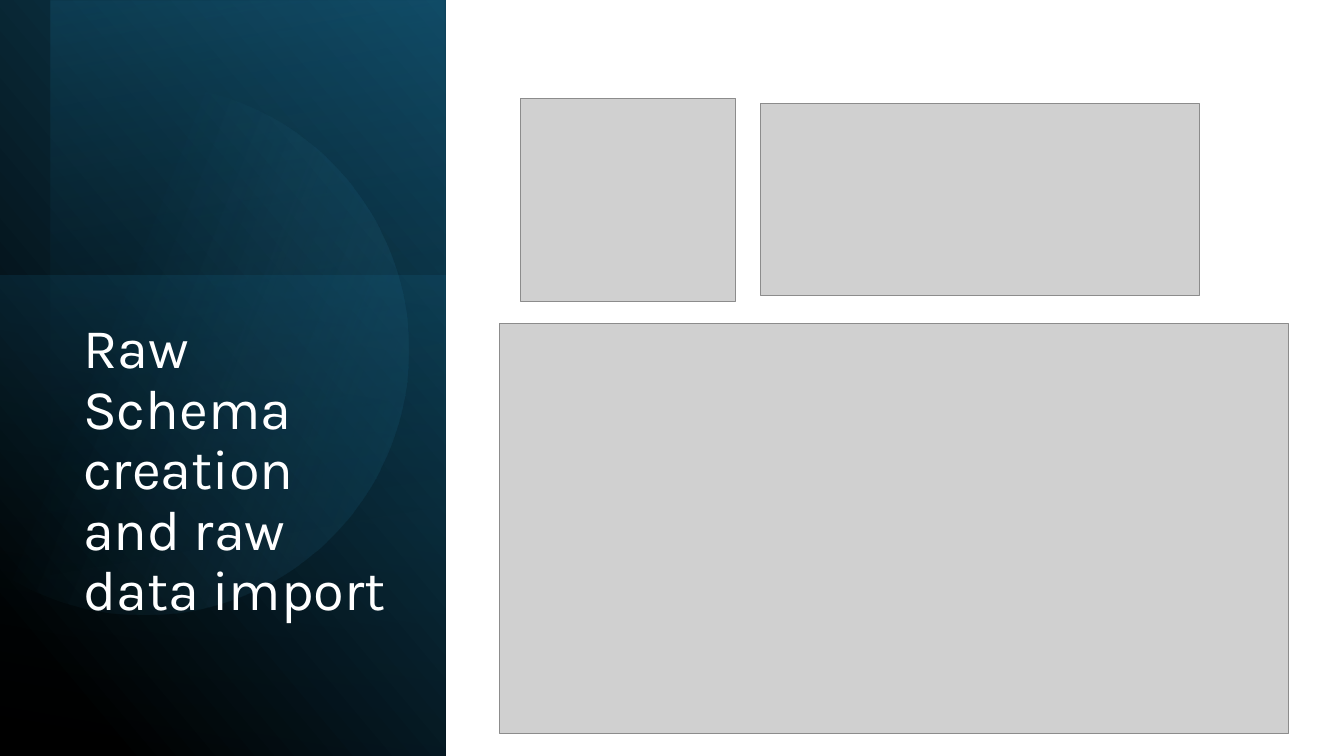
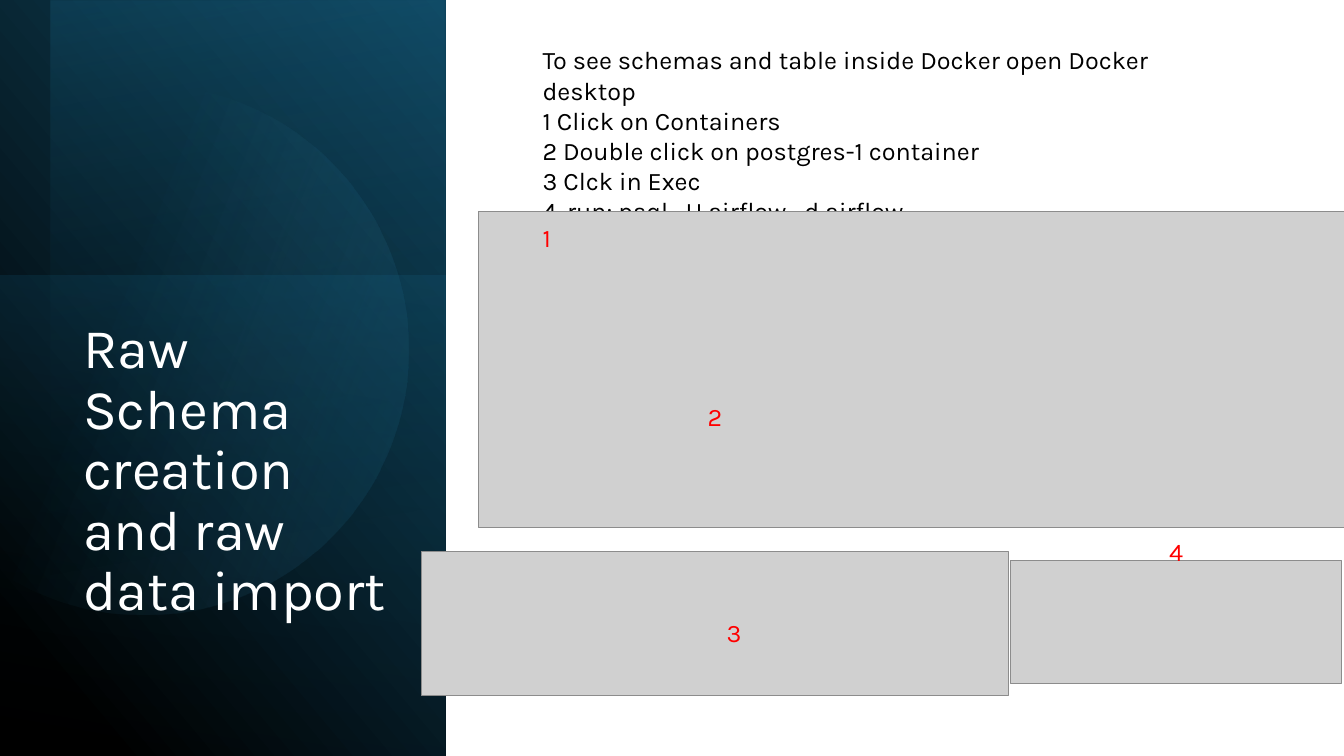
Before and after one commit to za250120548/ProyectoFinal_BigData, a slide deck: slide 6 of docs/EvidenceProjectoIntegradorFinal.pptx. Drawn at 1344x756 pixels with LibreOffice and Linux fonts; fonts in the diff are those of the drawing; grey boxes stand for pictures. Boxes give left, top, right and bottom in pixels: in the first picture for what was removed or moved away, otherwise in the second. Text is boxed around its words. In the diff, an @@ line names an element or a change of style, - is before the commit and + after.

```diff
--- a/docs/EvidenceProjectoIntegradorFinal.pptx
+++ b/docs/EvidenceProjectoIntegradorFinal.pptx
@@ text added at box(543, 51, 1148, 212), 18 pt, text #000000 @@
+To see schemas and table inside Docker open Docker desktop
+1 Click on Containers
+2 Double click on postgres-1 container
+3 Clck in Exec
+4. run: psql –U airflow –d airflow
@@ picture removed at box(521, 98, 736, 301) @@
@@ picture removed at box(760, 104, 1200, 295) @@
@@ picture added at box(479, 212, 1344, 528) @@
@@ text added at box(543, 231, 551, 247), 18 pt, text #FF0000 @@
+1
@@ picture removed at box(500, 324, 1290, 733) @@
@@ text added at box(708, 410, 723, 426), 18 pt, text #FF0000 @@
+2
@@ picture added at box(421, 552, 1008, 696) @@
@@ picture added at box(1011, 561, 1342, 684) @@
@@ text added at box(1169, 545, 1183, 567), 18 pt, text #FF0000 @@
+4
@@ text added at box(727, 626, 742, 643), 18 pt, text #FF0000 @@
+3
```
Also in this commit, not shown: 5 other slides changed, 1 slide added, 3 other files.
